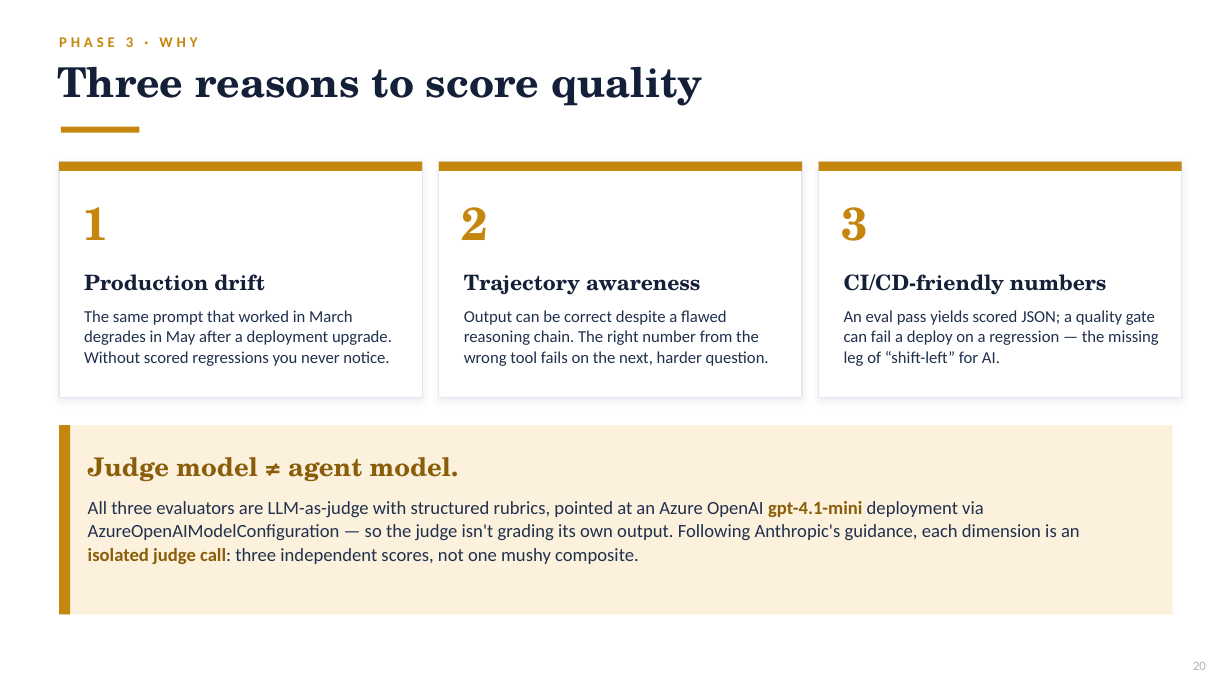
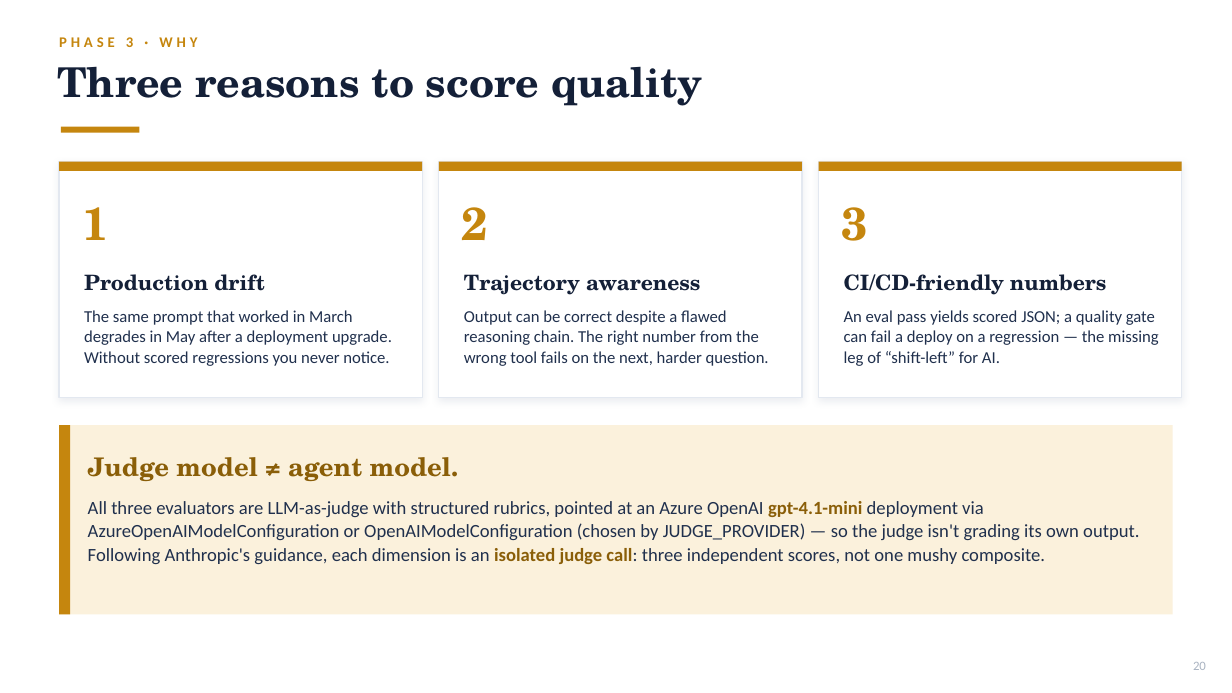
Before and after one commit to olonok69/agents_framework_sdk, a slide deck: slide 22 of microsoft_agent_framework_app/docs/Building_an_Agent_Framework_App.pptx. Drawn at 1232x693 pixels with LibreOffice and Linux fonts; fonts in the diff are those of the drawing. Boxes give left, top, right and bottom in pixels: in the first picture for what was removed or moved away, otherwise in the second. Text is boxed around its words. In the diff, an @@ line names an element or a change of style, - is before the commit and + after.

```diff
--- a/microsoft_agent_framework_app/docs/Building_an_Agent_Framework_App.pptx
+++ b/microsoft_agent_framework_app/docs/Building_an_Agent_Framework_App.pptx
@@ text at (88,501,1139,564): text changed @@
-All three evaluators are LLM-as-judge with structured rubrics, pointed at an Azure OpenAI gpt-4.1-mini deployment via AzureOpenAIModelConfiguration — so the judge isn't grading its own output. Following Anthropic's guidance, each dimension is an isolated judge call: three independent scores, not one mushy composite.
+All three evaluators are LLM-as-judge with structured rubrics, pointed at an Azure OpenAI gpt-4.1-mini deployment via AzureOpenAIModelConfiguration or OpenAIModelConfiguration (chosen by JUDGE_PROVIDER) — so the judge isn't grading its own output. Following Anthropic's guidance, each dimension is an isolated judge call: three independent scores, not one mushy composite.
```
Also in this commit, not shown: 6 other slides changed, 1 other file.
